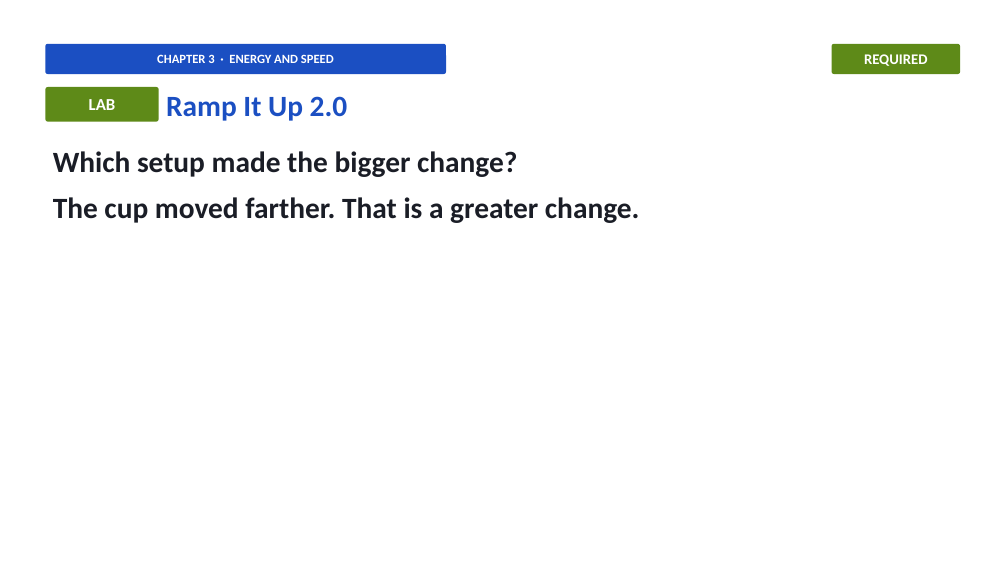
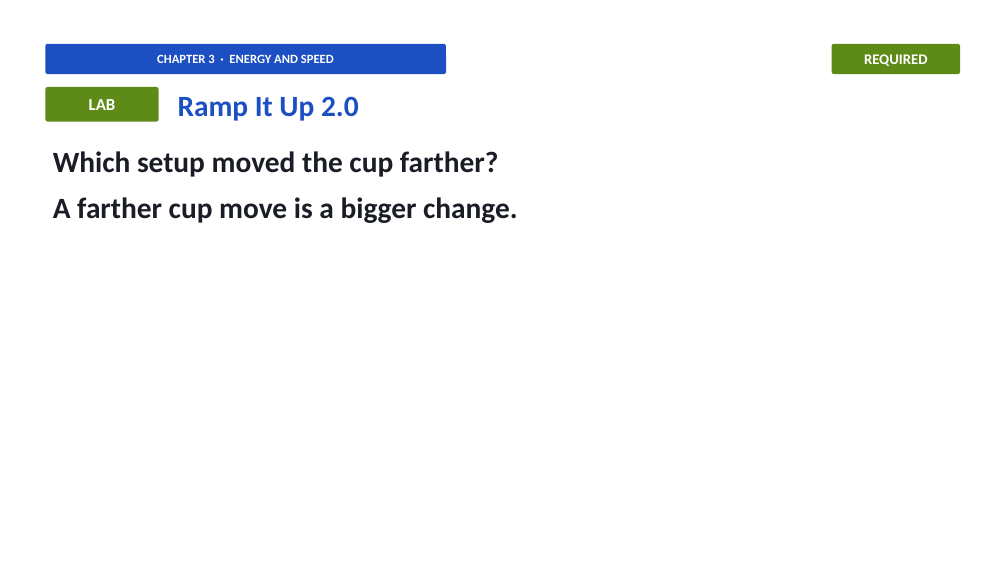
Before and after one commit to owenreagan-cyber/grade-4-energy-transfer-transformation, a slide deck: slide 28 of production/slides/03-ch3-energy-speed-slides.pptx. Drawn at 1008x567 pixels with LibreOffice and Linux fonts; fonts in the diff are those of the drawing. Boxes give left, top, right and bottom in pixels: in the first picture for what was removed or moved away, otherwise in the second. Text is boxed around its words. In the diff, an @@ line names an element or a change of style, - is before the commit and + after.

```diff
--- a/production/slides/03-ch3-energy-speed-slides.pptx
+++ b/production/slides/03-ch3-energy-speed-slides.pptx
@@ text "Ramp It Up 2.0": place and size @@
-text "Ramp It Up 2.0" at (166,96,348,121)
+text "Ramp It Up 2.0" at (178,96,359,121)
@@ text at (53,151,518,223): text changed @@
-Which setup made the bigger change?
-The cup moved farther. That is a greater change.
+Which setup moved the cup farther?
+A farther cup move is a bigger change.
```
Also in this commit, not shown: 39 other slides changed, 16 other files.
